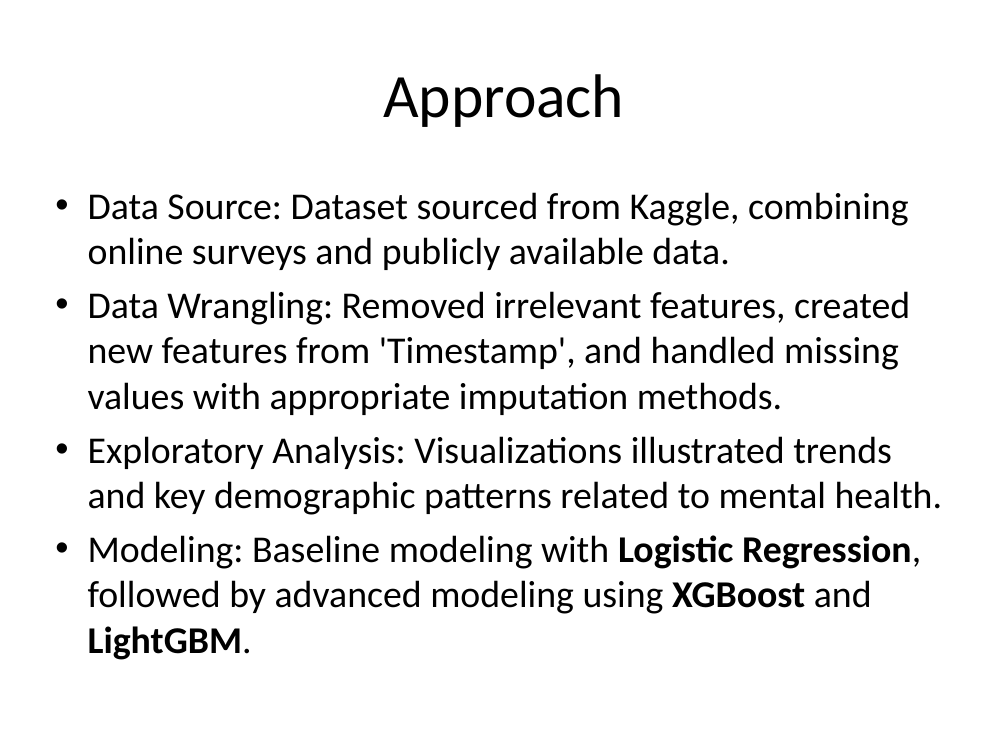
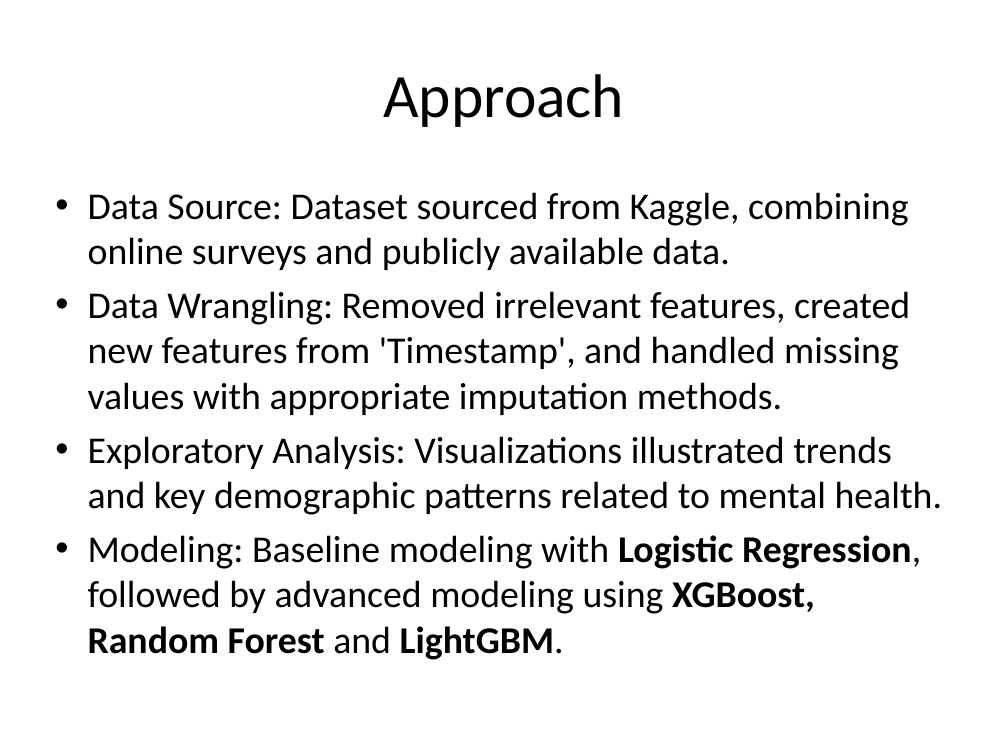
Before and after one commit to judesantos/Springboard_DS_ML, a slide deck: slide 3 of SpringBoard-DSC_Capstone_Project_2/Mental_Health_Capstone_Project_Report.pptx. Drawn at 1008x756 pixels with LibreOffice and Linux fonts; fonts in the diff are those of the drawing. Boxes give left, top, right and bottom in pixels: in the first picture for what was removed or moved away, otherwise in the second. Text is boxed around its words. In the diff, an @@ line names an element or a change of style, - is before the commit and + after.

```diff
--- a/SpringBoard-DSC_Capstone_Project_2/Mental_Health_Capstone_Project_Report.pptx
+++ b/SpringBoard-DSC_Capstone_Project_2/Mental_Health_Capstone_Project_Report.pptx
@@ text at (x1=88, y1=535, x2=921, y2=660): text changed @@
-• Modeling: Baseline modeling with Logistic Regression, followed by advanced modeling using XGBoost and LightGBM.
+• Modeling: Baseline modeling with Logistic Regression, followed by advanced modeling using XGBoost, Random Forest and LightGBM.
```
Also in this commit, not shown: 2 other slides changed.
